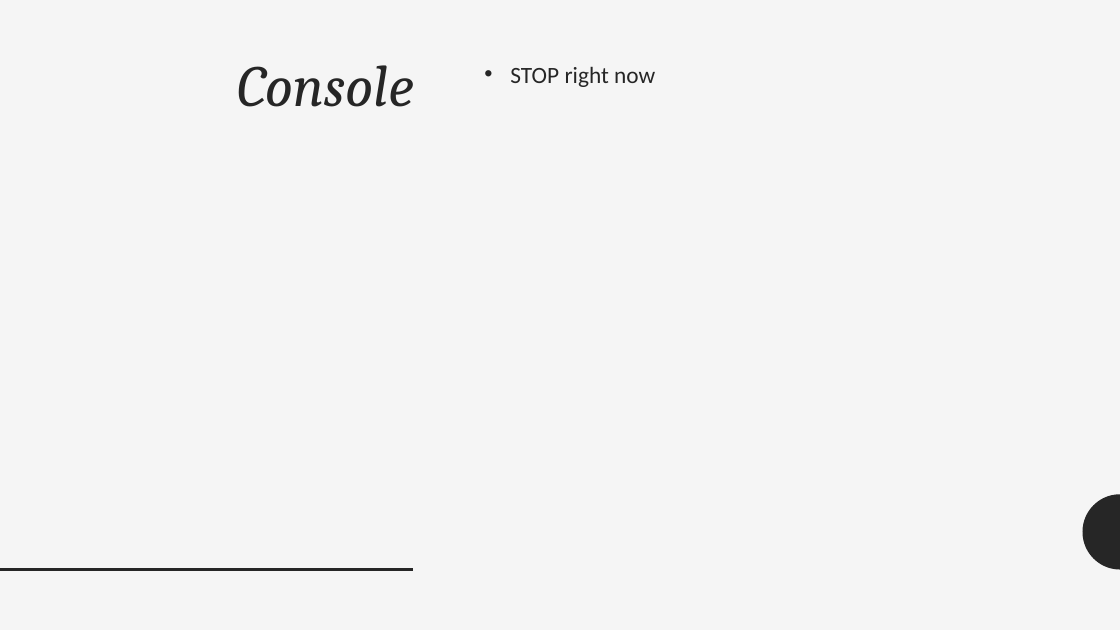
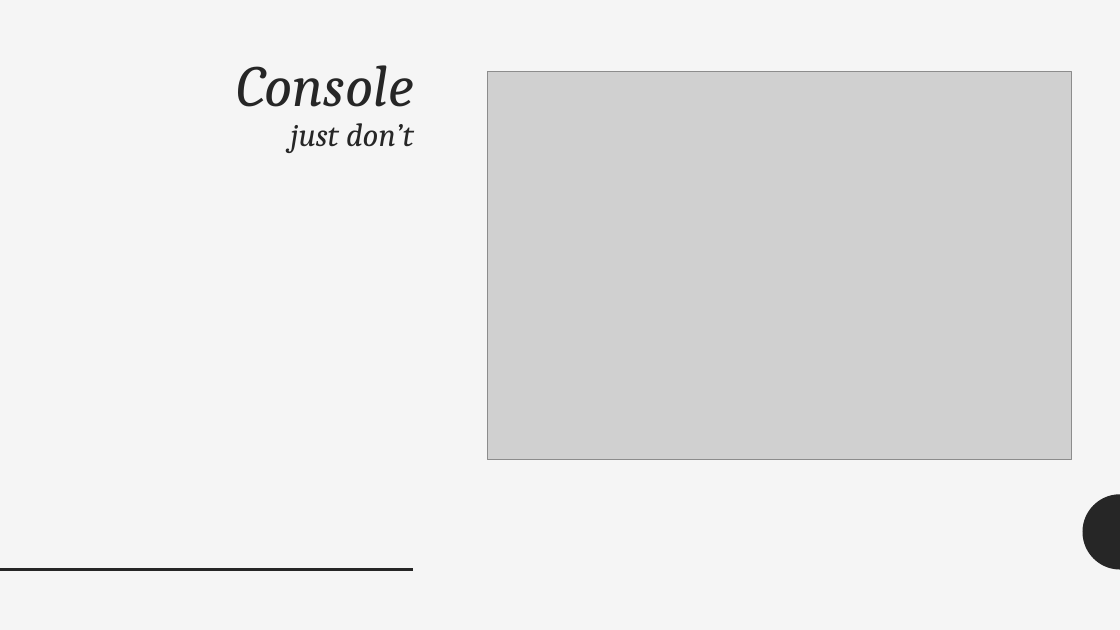
Before and after one commit to adrianpomilio/going-serverless, a slide deck: slide 23 of going-serverless-2017.pptx. Drawn at 1120x630 pixels with LibreOffice and Linux fonts; fonts in the diff are those of the drawing; grey boxes stand for pictures. Boxes give left, top, right and bottom in pixels: in the first picture for what was removed or moved away, otherwise in the second. Text is boxed around its words. In the diff, an @@ line names an element or a change of style, - is before the commit and + after.

Commit message:
added screens for console and manual

```diff
--- a/going-serverless-2017.pptx
+++ b/going-serverless-2017.pptx
@@ title at (237,65,414,153): text changed; size 50 to 28 pt @@
-Console
+Console
+just don’t
@@ picture added at (487,71,1072,460) @@
@@ text removed at (510,66,655,87) @@
-• STOP right now
```
Also in this commit, not shown: 1 other slide changed, 1 slide added, 1 slide removed.
